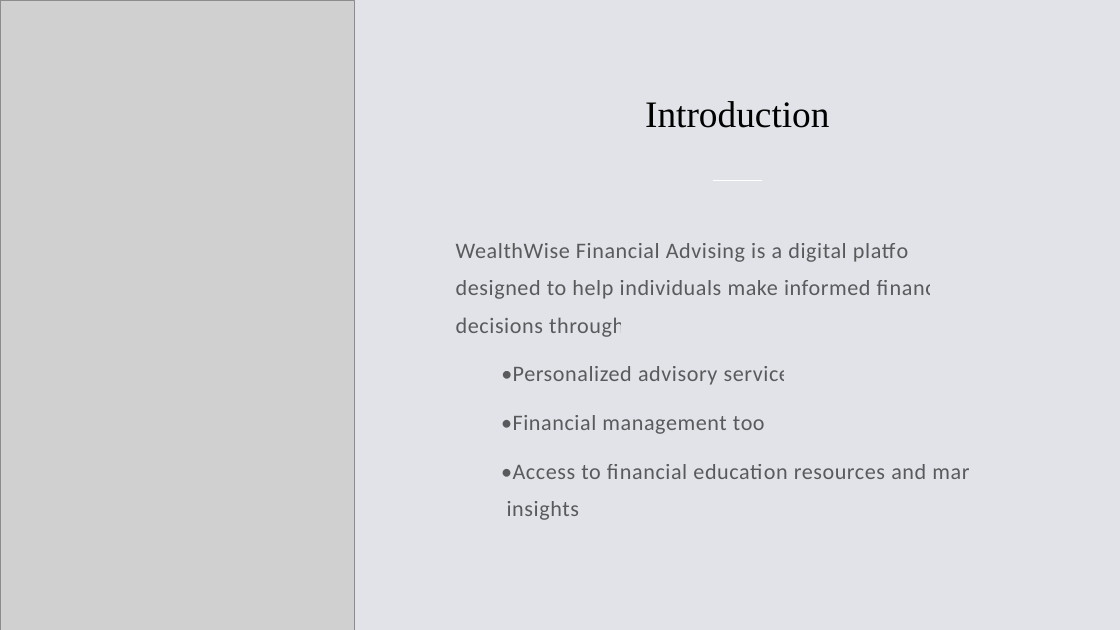
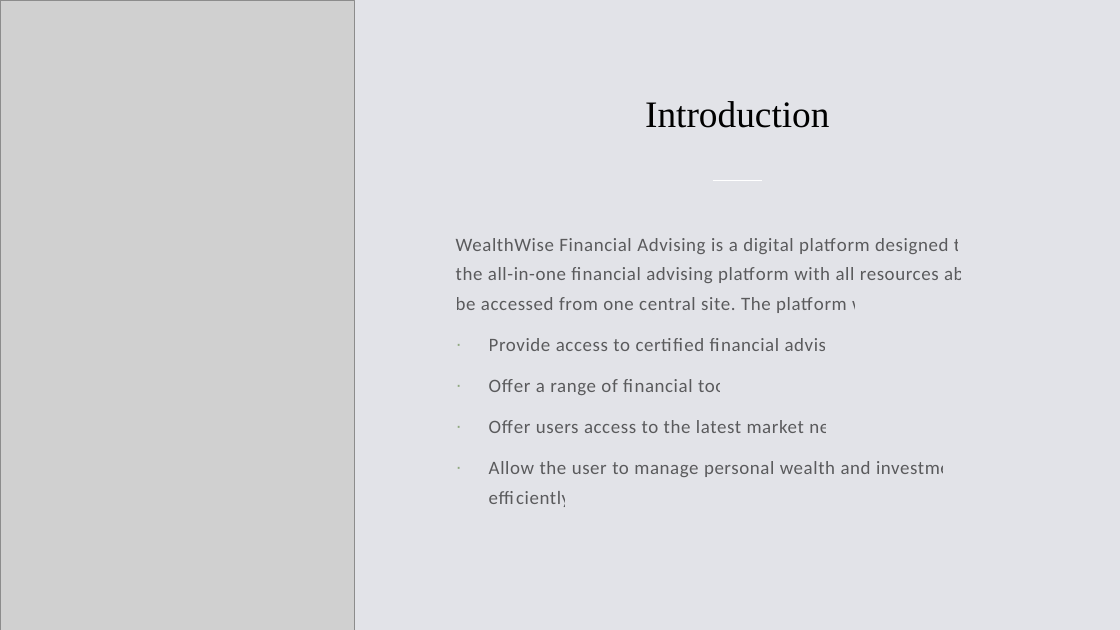
Before and after one commit to Nathan-H-Obrien/Streamlit, a slide deck: slide 2 of SE305 Presentation.pptx. Drawn at 1120x630 pixels with LibreOffice and Linux fonts; fonts in the diff are those of the drawing; grey boxes stand for pictures. Boxes give left, top, right and bottom in pixels: in the first picture for what was removed or moved away, otherwise in the second. Text is boxed around its words. In the diff, an @@ line names an element or a change of style, - is before the commit and + after.

```diff
--- a/SE305 Presentation.pptx
+++ b/SE305 Presentation.pptx
@@ text at bbox=[456, 238, 978, 477]: text changed; size 19 to 16.1 pt @@
-WealthWise Financial Advising is a digital platform designed to help individuals make informed financial decisions through:
-•Personalized advisory services
-•Financial management tools
-•Access to financial education resources and market insights.
+WealthWise Financial Advising is a digital platform designed to be the all-in-one financial advising platform with all resources able to be accessed from one central site. The platform will:
+· Provide access to certified financial advisors
+· Offer a range of financial tools
+· Offer users access to the latest market news
+· Allow the user to manage personal wealth and investments efficiently
```
Also in this commit, not shown: 1 other slide changed, 6 slides added, 2 slides removed.
